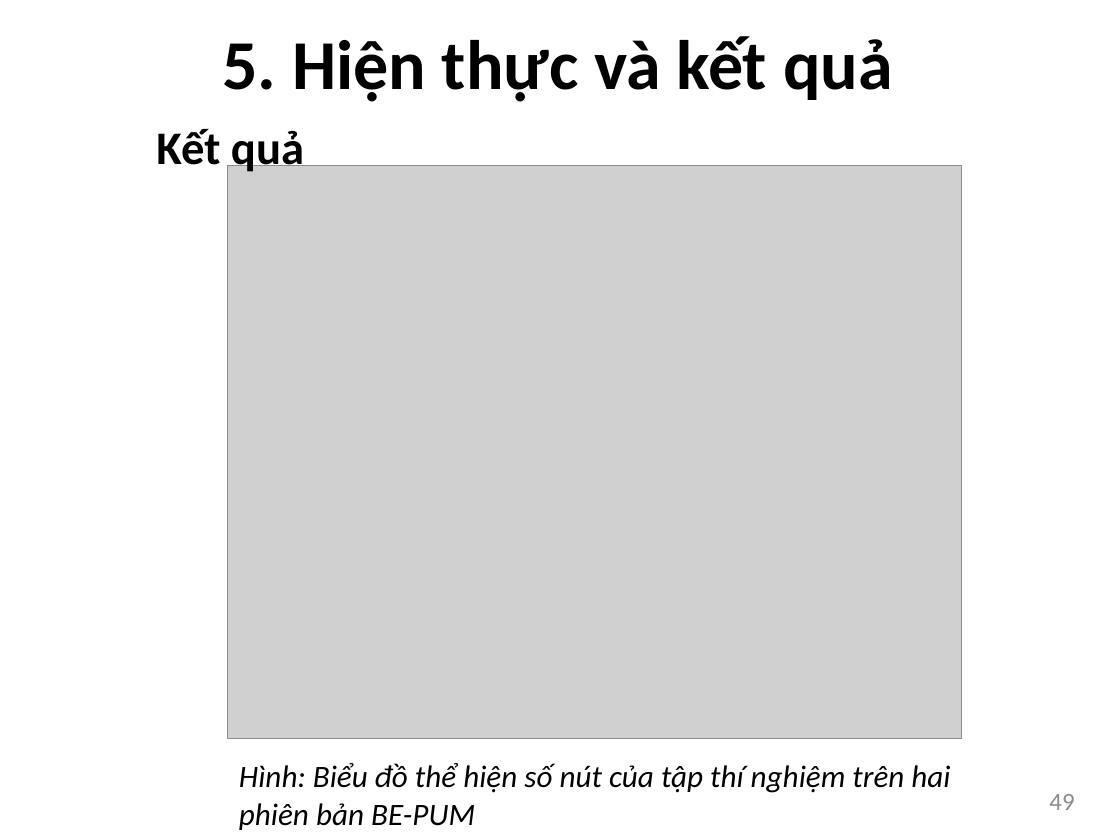
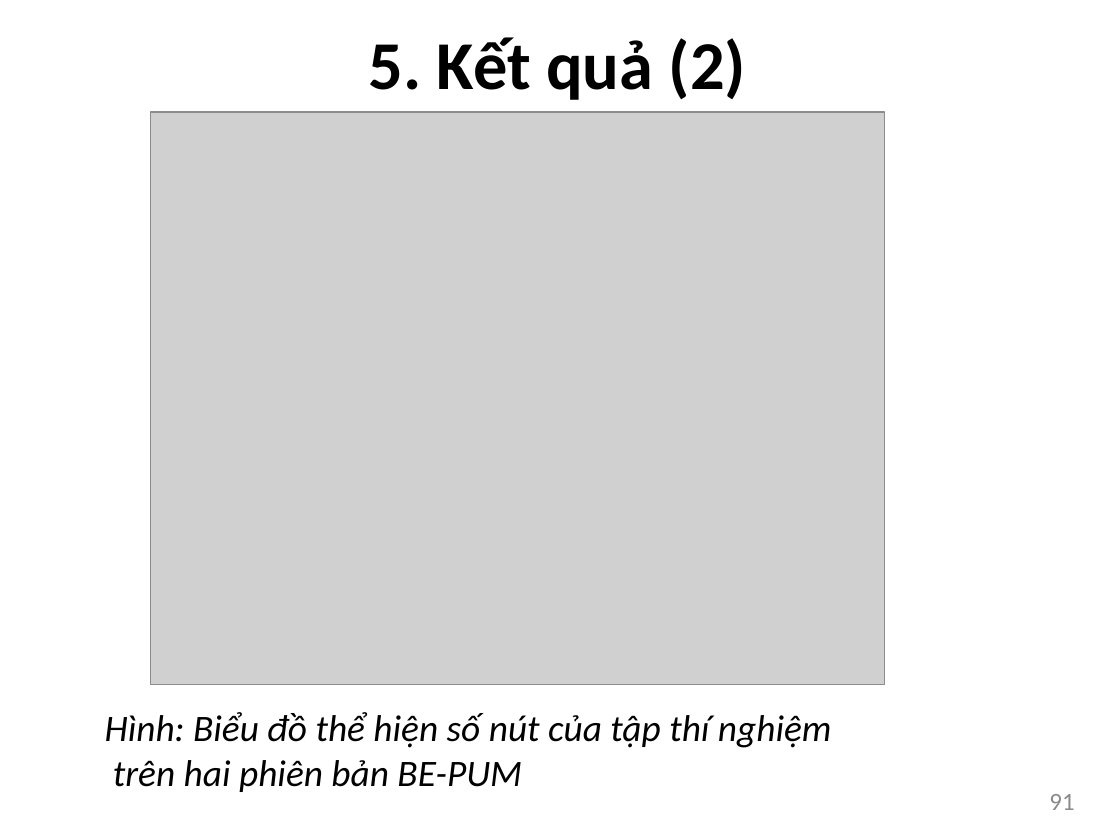
Before and after one commit to bntam/LVTN, a slide deck: slide 91 of Slide/Slide.pptx (slide 49 before the commit). Drawn at 1120x840 pixels with LibreOffice and Linux fonts; fonts in the diff are those of the drawing; grey boxes stand for pictures. Boxes give left, top, right and bottom in pixels: in the first picture for what was removed or moved away, otherwise in the second. Text is boxed around its words. In the diff, an @@ line names an element or a change of style, - is before the commit and + after.

```diff
--- a/Slide/Slide.pptx
+++ b/Slide/Slide.pptx
@@ text at (368, 37, 746, 100): text changed; size 45 to 44 pt @@
-5. Hiện thực và kết quả
+5. Kết quả (2)
@@ picture: place and size @@
-picture at (228, 166, 962, 739)
+picture at (151, 112, 885, 685)
@@ text removed at (156, 125, 304, 172) @@
-Kết quả
@@ text at (105, 712, 831, 792): text changed; size 20 to 24 pt @@
-Hình: Biểu đồ thể hiện số nút của tập thí nghiệm trên hai phiên bản BE-PUM
+Hình: Biểu đồ thể hiện số nút của tập thí nghiệm
+trên hai phiên bản BE-PUM
@@ page number at (1049, 794, 1074, 810): text changed @@
-49
+91
```
Also in this commit, not shown: 50 other slides changed, 44 slides added, 2 slides removed.
